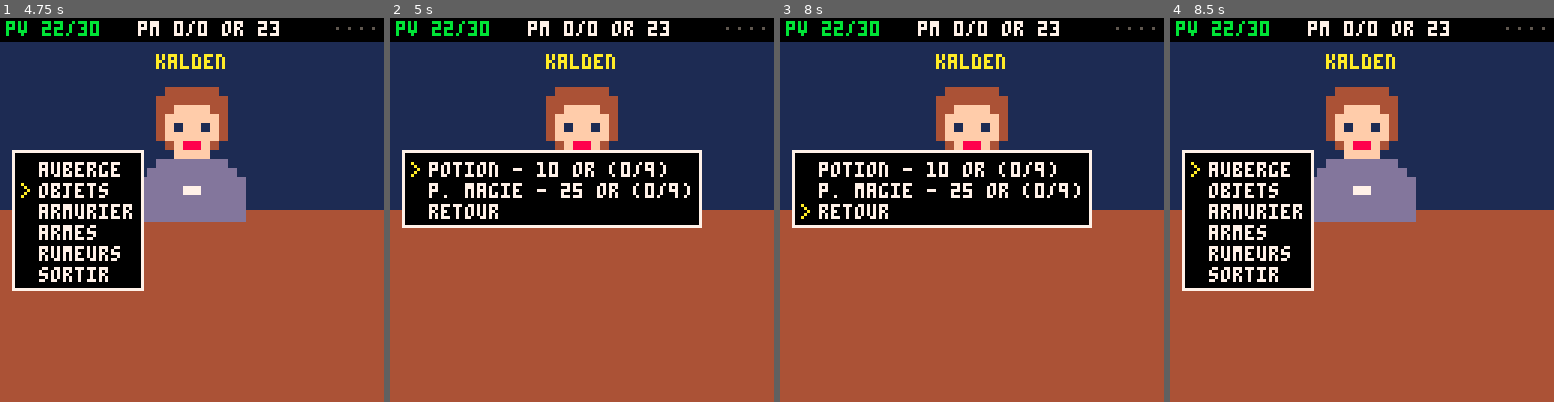
Above: before the commit, frames 1-4 (left to right).
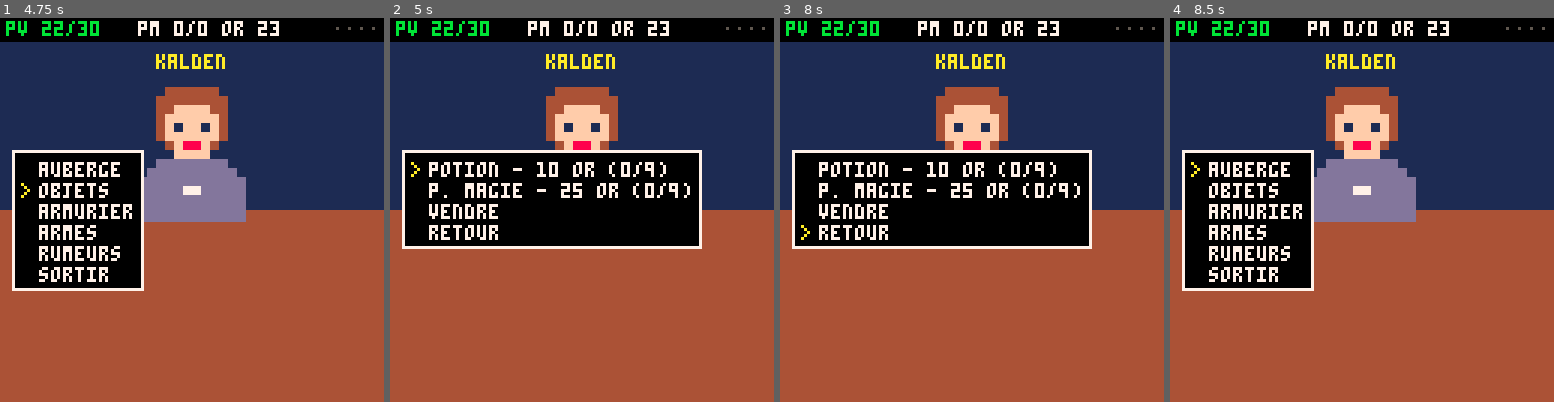
Above: after the commit, the same moments.

Repository: boblefrag/avenir-en-commun-rpg
Game: PICO-8 cartridge main.p8
Two runs of this game, one before a commit and one after it. Both use one fixed random seed, a clock stepped at 60 frames per second and the inputs below.
Inputs:
- Up to frame 1 (4.75 s): tap O (Z key) at 0.33, 0.7, 1.43, 2.22, 3.1, 3.98 s; tap X (X key) at 1.07, 2.07, 2.4, 2.73, 3.07, 3.4, 3.73, 4.07, 4.4, 4.73 s; hold Left 1.97-2.37 s; hold Down 2.42-2.82 s; hold Right 2.87-3.53 s; hold Up 3.58-4.08 s; hold Right 4.13-4.53 s; hold Down from 4.58 s (still down)
- Up to frame 2 (5 s): keep holding Down; tap O (Z key) at 4.87 s
- Up to frame 3 (8 s): tap X (X key) every 0.33 s from 5.07 to 7.73 s; release Down at 5.08 s; hold Left 5.13-5.8 s; tap O (Z key) at 5.75, 6.63, 7.52 s; hold Up 5.85-6.18 s; hold Left 6.23-6.63 s; hold Down 6.68-7.08 s; hold Right 7.13-7.8 s; hold Up from 7.85 s (still down)
- Up to frame 4 (8.5 s): tap X (X key) at 8.07, 8.4 s; release Up at 8.35 s; tap O (Z key) at 8.4 s; hold Right from 8.4 s (still down)

Frame 1 is identical in both runs. In frame 2, 5.0% of the frame differs, in the area x 3-82%, y 48-61%; in frame 3, 5.0%; in frame 4, nothing differs.

Commit message:
Butin aleatoire des monstres et vente au marchand d'objets
- butin : 25% des combats (40% voleur, toujours sur un boss) ;
  40% potion ou potion de magie, sinon un tresor d'autant plus precieux
  que le monstre donne de l'or
- tresors : bague, bijou, emeraude, rubis, coffret, couronne (15 a 350 or)
- marchand d'objets : menu vendre (un a la fois, ou "vendre toutes les
  babioles")
- sauvegarde des tresors en 0x5e18..0x5e1d
- tests de fumee : butin de boss, sauvegarde des tresors

Co-Authored-By: Claude Opus 5.5 <noreply@anthropic.com>

Diff:
--- a/src/battle.lua
+++ b/src/battle.lua
@@ -194,7 +194,24 @@
    msg("vous obtenez la gemme\n"..g[1].." !\n"..g[2],fin)
   end
  end
- msg("victoire !\n+"..mo[6].." xp  +"..mo[7].." or",k)
+ msg("victoire !\n+"..mo[6].." xp  +"..mo[7].." or"..loot(),k)
+end
+
+-- butin : 25% des combats (40% pour le voleur, toujours sur un boss)
+-- 40% potion (ou potion de magie si on a des pm), sinon un tresor
+-- d'autant plus precieux que le monstre donne de l'or
+function loot()
+ if (rnd(100)>=(mo[8]\10==1 and 100 or h.cl==4 and 40 or 25)) return ""
+ if rnd()<.4 then
+  local k=h.pm>0 and rnd()<.5 and "eth" or "pot"
+  if h[k]<9 then
+   h[k]+=1
+   return "\nobjet : "..(k=="pot" and "potion" or "potion de magie").." !"
+  end
+ end
+ local i=flr(rnd(min(6,1+mo[7]\12)))+1
+ h.tr[i]=min(99,h.tr[i]+1)
+ return "\nobjet : "..tres[i][1].." !"
 end
 
 -- mort : rechargement de la derniere sauvegarde
--- a/src/data.lua
+++ b/src/data.lua
@@ -41,6 +41,10 @@
 -- clerc : soins et boucliers, sorts speciaux plus tot, l'ange au niv 11
 spells[3]=tbl("soin,6,15,3|bouclier,2,3,3|evasion,3,0,4|grand soin,6,35,5|rempart,2,6,5|retour,4,0,5|repousse,5,150,5|guerison,6,80,9|forteresse,2,10,8|egide,2,15,11|invocation,7,120,18")
 sdesc=split("degats magiques,protege des coups,sortir d'un donjon,retour a l'auberge,eloigne les monstres,rend des pv,un ange frappe fort")
+
+-- tresors laches par les monstres, a revendre au marchand d'objets
+-- nom,prix de vente ; du moins au plus precieux
+tres=tbl("bague,15|bijou,30|emeraude,60|rubis,100|coffret,180|couronne,350")
 
 -- attaques de base du heros selon sa classe
 hatk=split("coup d'epee,coup de baton,coup de masse,coup de dague")
--- a/src/hero.lua
+++ b/src/hero.lua
@@ -20,7 +20,7 @@
 end
 
 function new_hero(cl)
- h={cl=cl,lv=1,xp=0,gold=20,gems=0,town=1,pot=0,eth=0,wep=0,arm={0,0,0,0,0}}
+ h={cl=cl,lv=1,xp=0,gold=20,gems=0,town=1,pot=0,eth=0,wep=0,arm={0,0,0,0,0},tr={0,0,0,0,0,0}}
  stats()
  h.hp,h.mp=h.pv,h.pm
 end
@@ -46,7 +46,7 @@
 -- sauvegarde (0x5e00, voir decisions.md)
 -- 0 marqueur, 1 classe, 2 niveau, 3 gemmes, 4 ville, 5 pot, 6 wep
 -- 7..11 arm (5 pieces), 12 potions de magie
--- 16.. xp, or, pv, pm (2 octets chacun)
+-- 16.. xp, or, pv, pm (2 octets chacun), 24..29 tresors (6 types)
 sv=split("cl,lv,gems,town,pot,wep")
 
 function save()
@@ -55,10 +55,12 @@
  for i=1,5 do poke(0x5e06+i,h.arm and h.arm[i] or 0) end
  poke(0x5e0c,h.eth or 0)
  poke2(0x5e10,h.xp,h.gold,h.hp,h.mp)
+ for i=1,6 do poke(0x5e17+i,h.tr[i]) end
 end
 
 function load_game()
- h={arm={}}
+ h={arm={},tr={}}
+ for i=1,6 do h.tr[i]=@(0x5e17+i) end
  for i,k in ipairs(sv) do h[k]=@(0x5e00+i) end
  for i=1,5 do h.arm[i]=@(0x5e06+i) end
  h.eth=@0x5e0c
--- a/src/town.lua
+++ b/src/town.lua
@@ -35,9 +35,12 @@
 
 -- objets : potion (10 or) et potion de magie (25 or), 9 max chacune
 function item_shop()
- menu({"potion - 10 or ("..h.pot.."/9)","p. magie - 25 or ("..h.eth.."/9)","retour"},4,44,function(o)
+ menu({"potion - 10 or ("..h.pot.."/9)","p. magie - 25 or ("..h.eth.."/9)","vendre","retour"},4,44,function(o)
   close()
-  if o>2 then
+  if o==3 then
+   sell_shop()
+   return
+  elseif o>3 then
    tmenu()
    return
   end
@@ -50,6 +53,35 @@
     h[k]+=1
     msg(n.." achetee !\nvous en avez "..h[k].."/9.",item_shop)
    end,item_shop)
+  end
+ end,true)
+end
+
+-- vente des tresors : un a la fois, ou toutes les babioles d'un coup
+function sell_shop()
+ local it={}
+ for i=1,6 do add(it,tres[i][1].." x"..h.tr[i].." - "..tres[i][2].." or") end
+ add(it,"vendre toutes les babioles")
+ add(it,"retour")
+ menu(it,4,24,function(o)
+  close()
+  if o>7 then
+   item_shop()
+   return
+  end
+  local g=0
+  for i=1,6 do
+   if o==i or o==7 then
+    g+=h.tr[i]*tres[i][2]
+    if (o==7) h.tr[i]=0
+   end
+  end
+  if g==0 then
+   msg("rien a vendre !",sell_shop)
+  else
+   if (o<7) g=tres[o][2] h.tr[o]-=1
+   h.gold=min(9999,h.gold+g)
+   msg("vendu ! +"..g.." or",sell_shop)
   end
  end,true)
 end
--- a/tests/smoke.lua
+++ b/tests/smoke.lua
@@ -135,6 +135,19 @@
 ok(not hid and mhp<1000,"attaque sournoise : "..(1000-mhp).." degats")
 wins={}
 
+-- butin et vente
+new_hero(4)
+for m in all(mons) do if (m[8]==11) mo=m end
+local l=loot()
+ok(#l>0,"boss : butin garanti"..l)
+h.tr={0,0,2,0,0,0}
+h.town=1
+save()
+h=nil
+load_game()
+ok(h.tr[3]==2,"tresors sauvegardes")
+ok(#tres==6,"table des tresors")
+
 -- donjons : sortie et boss presents
 px,py=0,0
 for d=1,5 do
